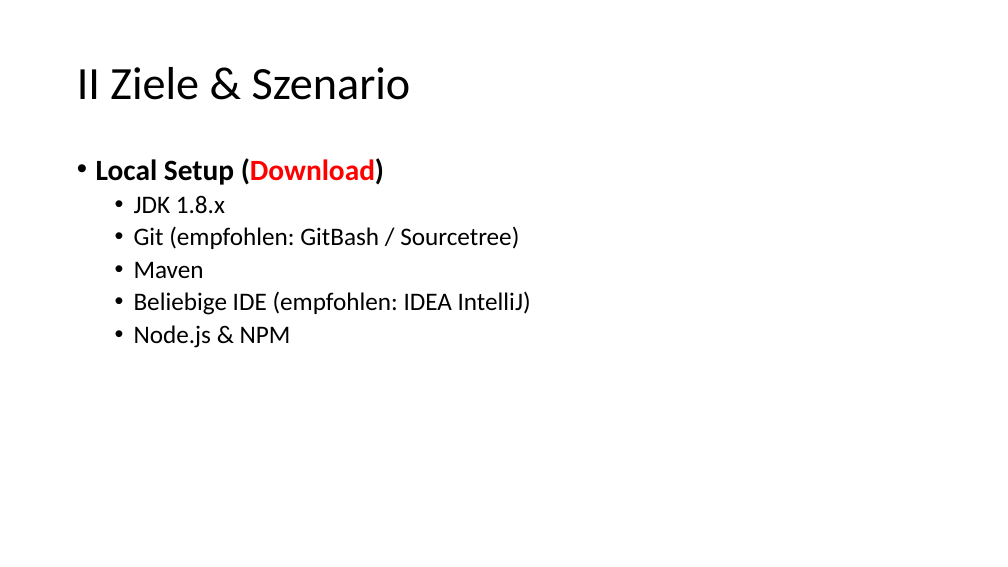
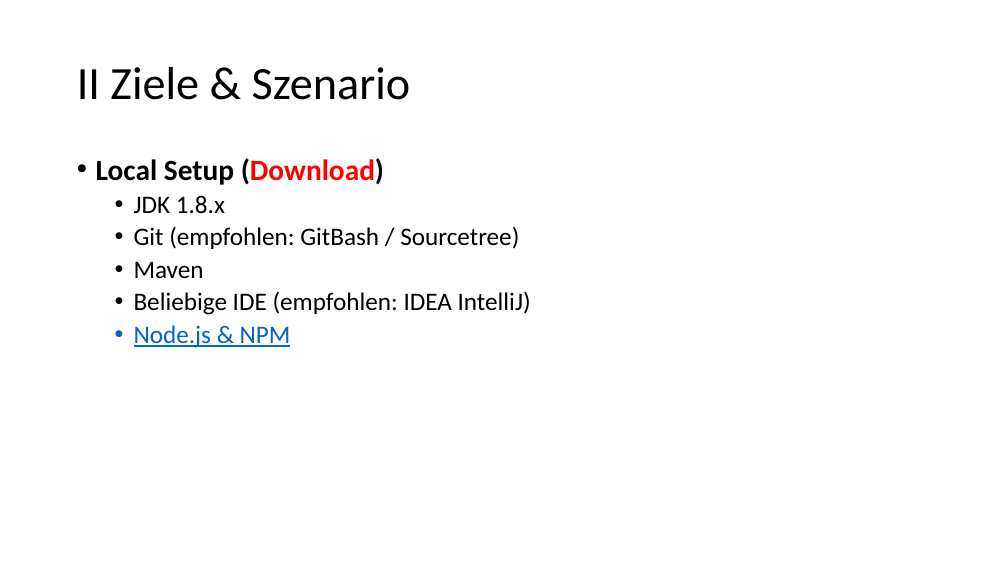
Before and after one commit to stefanil/EnergyManager, a slide deck: slide 11 of presentation.pptx. Drawn at 1008x567 pixels with LibreOffice and Linux fonts; fonts in the diff are those of the drawing. Boxes give left, top, right and bottom in pixels: in the first picture for what was removed or moved away, otherwise in the second. Text is boxed around its words. In the diff, an @@ line names an element or a change of style, - is before the commit and + after.

Commit message:
pres update

```diff
--- a/presentation.pptx
+++ b/presentation.pptx
@@ text at [134,325,291,348]: text colour #000000 to #0563C1, underline on in "Node.js & NPM" @@
```
